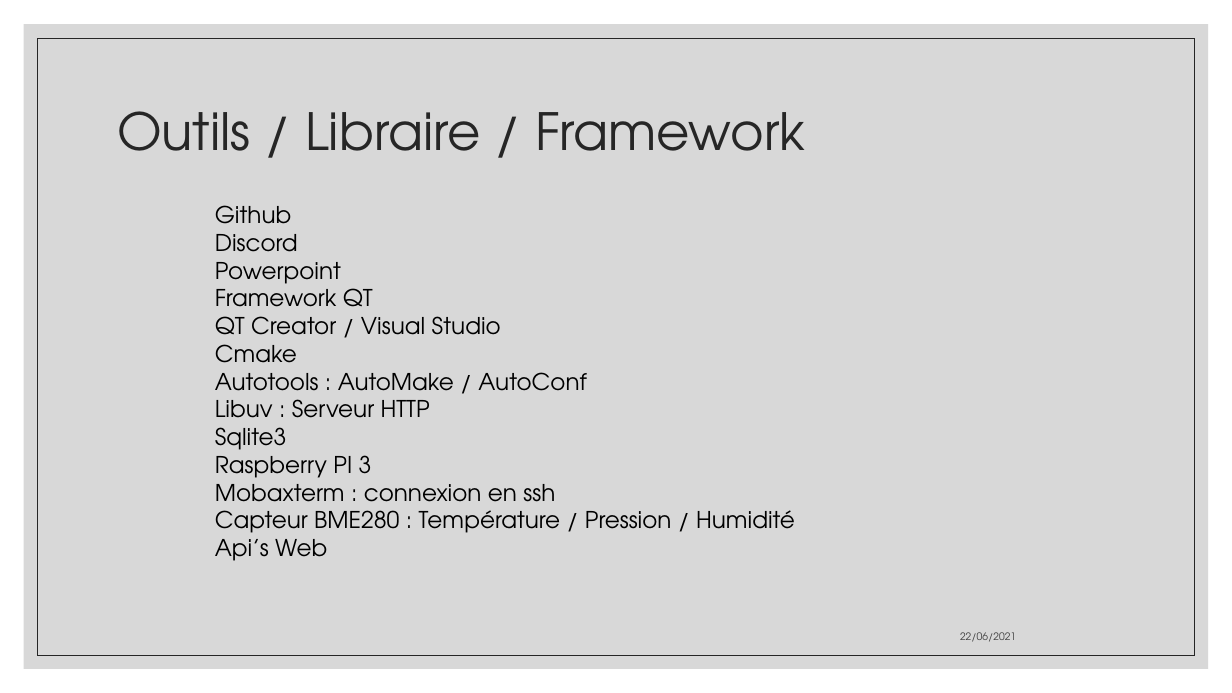
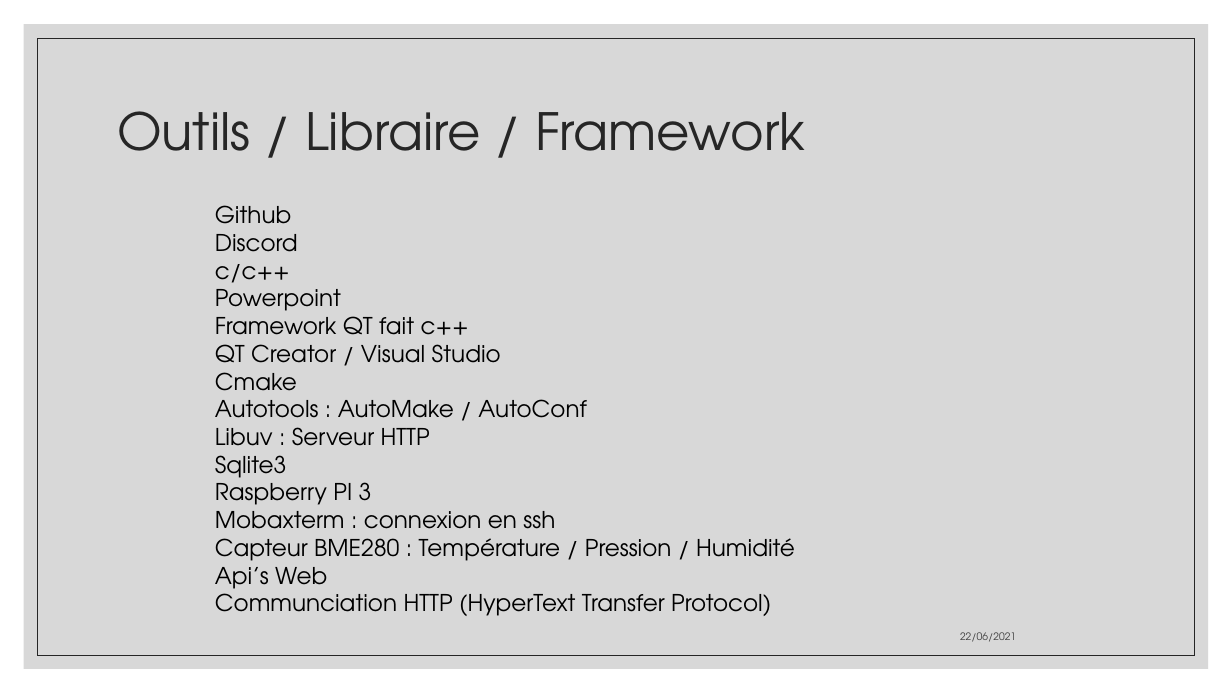
Before and after one commit to aiekick/ProjectStationMeteo, a slide deck: slide 17 of doc/StationMeteo_Soutenance_Stephane.pptx. Drawn at 1232x693 pixels with LibreOffice and Linux fonts; fonts in the diff are those of the drawing. Boxes give left, top, right and bottom in pixels: in the first picture for what was removed or moved away, otherwise in the second. Text is boxed around its words. In the diff, an @@ line names an element or a change of style, - is before the commit and + after.

```diff
--- a/doc/StationMeteo_Soutenance_Stephane.pptx
+++ b/doc/StationMeteo_Soutenance_Stephane.pptx
@@ text at (215,264,290,290): paragraph added @@
+c/c++
@@ text at (215,316,469,346): text changed @@
-Framework QT
+Framework QT fait c++
@@ text at (215,588,771,616): paragraph added @@
+Communciation HTTP (HyperText Transfer Protocol)
```
Also in this commit, not shown: 6 other slides changed, 10 slides added, 3 slides removed.
